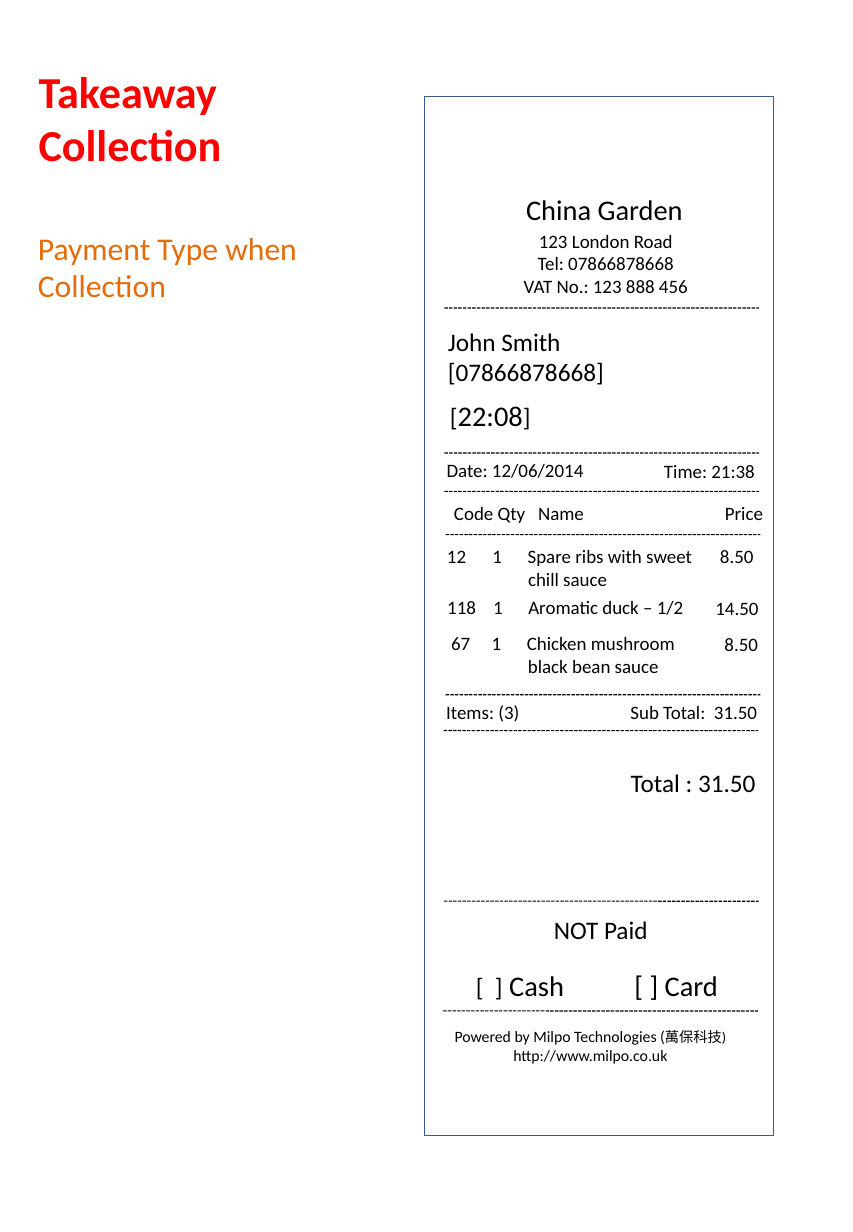
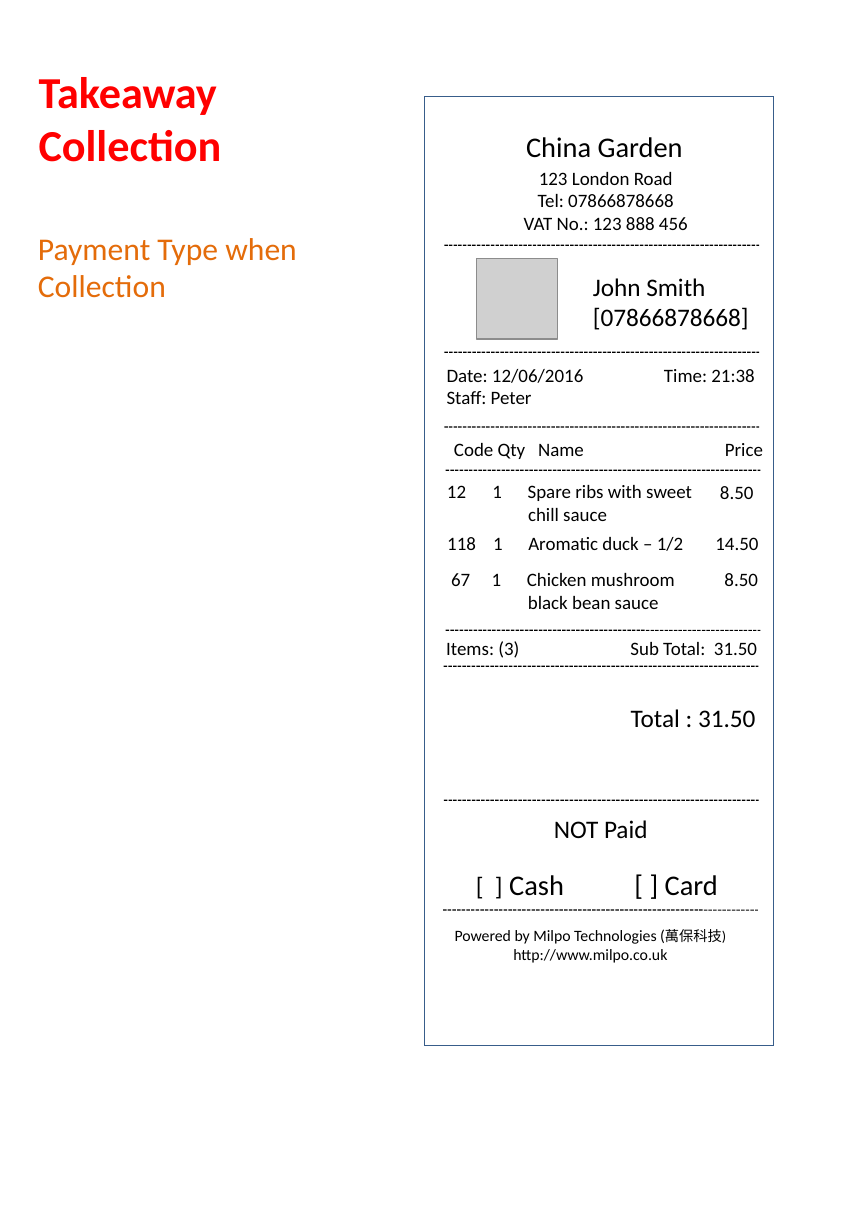
Before and after one commit to lokerchen/superpos-1.0, a slide deck: slide 6 of Doc/Order Bills Format - Counter & Kitchen/SuperPOS bill layout - COUNTER Printout 2015 July.ppt. Drawn at 853x1232 pixels with LibreOffice and Linux fonts; fonts in the diff are those of the drawing; grey boxes stand for pictures. Boxes give left, top, right and bottom in pixels: in the first picture for what was removed or moved away, otherwise in the second. Text is boxed around its words. In the diff, an @@ line names an element or a change of style, - is before the commit and + after.

```diff
--- a/Doc/Order Bills Format - Counter & Kitchen/SuperPOS bill layout - COUNTER Printout 2015 July.ppt
+++ b/Doc/Order Bills Format - Counter & Kitchen/SuperPOS bill layout - COUNTER Printout 2015 July.ppt
@@ rectangle resized from (x1=424, y1=97, x2=773, y2=1136) to (x1=424, y1=97, x2=773, y2=1046) @@
@@ line moved from (444, 1011) - (757, 1011) to (445, 246) - (759, 246) @@
@@ picture added at (x1=477, y1=258, x2=557, y2=339) @@
@@ text "John Smith" moved from (x1=448, y1=333, x2=604, y2=385) to (x1=593, y1=278, x2=749, y2=330) @@
@@ line moved from (445, 308) - (759, 308) to (445, 353) - (760, 353) @@
@@ text "Time: 21:38" moved from (x1=664, y1=465, x2=754, y2=478) to (x1=664, y1=369, x2=754, y2=382) @@
@@ text at (x1=447, y1=369, x2=583, y2=404): text changed @@
-Date: 12/06/2014
+Date: 12/06/2016
+Staff: Peter
@@ text removed at (x1=458, y1=406, x2=523, y2=427) @@
-[22:08]
@@ 9 texts, 1 line moved together from (x1=445, y1=200, x2=763, y2=793) to (x1=445, y1=137, x2=763, y2=728) @@
@@ line moved from (445, 453) - (760, 453) to (446, 471) - (761, 471) @@
@@ text "8.50" moved from (x1=724, y1=638, x2=758, y2=651) to (x1=720, y1=486, x2=754, y2=499) @@
@@ text "8.50" moved from (x1=720, y1=550, x2=754, y2=563) to (x1=724, y1=573, x2=758, y2=586) @@
@@ line moved from (446, 535) - (761, 535) to (446, 630) - (761, 630) @@
@@ line moved from (446, 695) - (761, 695) to (444, 666) - (759, 666) @@
@@ line moved from (444, 731) - (759, 731) to (444, 801) - (759, 801) @@
@@ 3 texts moved together from (x1=455, y1=921, x2=726, y2=1064) to (x1=455, y1=820, x2=726, y2=963) @@
@@ line moved from (444, 902) - (759, 902) to (444, 910) - (757, 910) @@
```
Also in this commit, not shown: 7 other slides changed, 1 other file.
